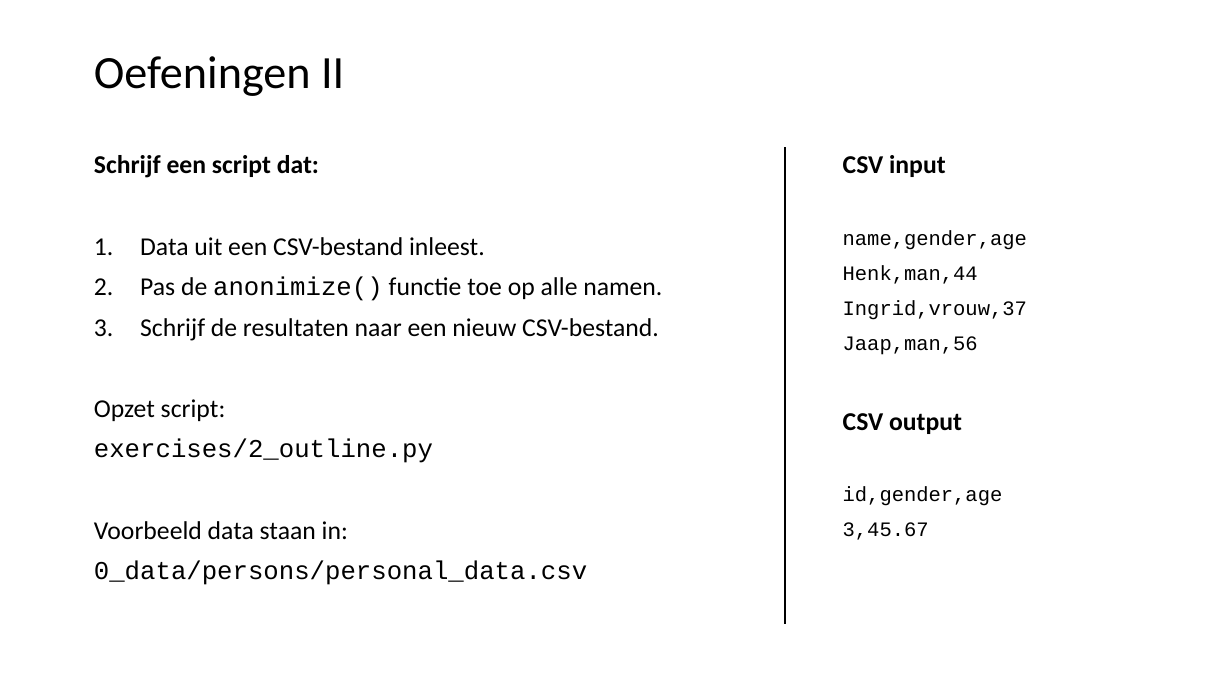
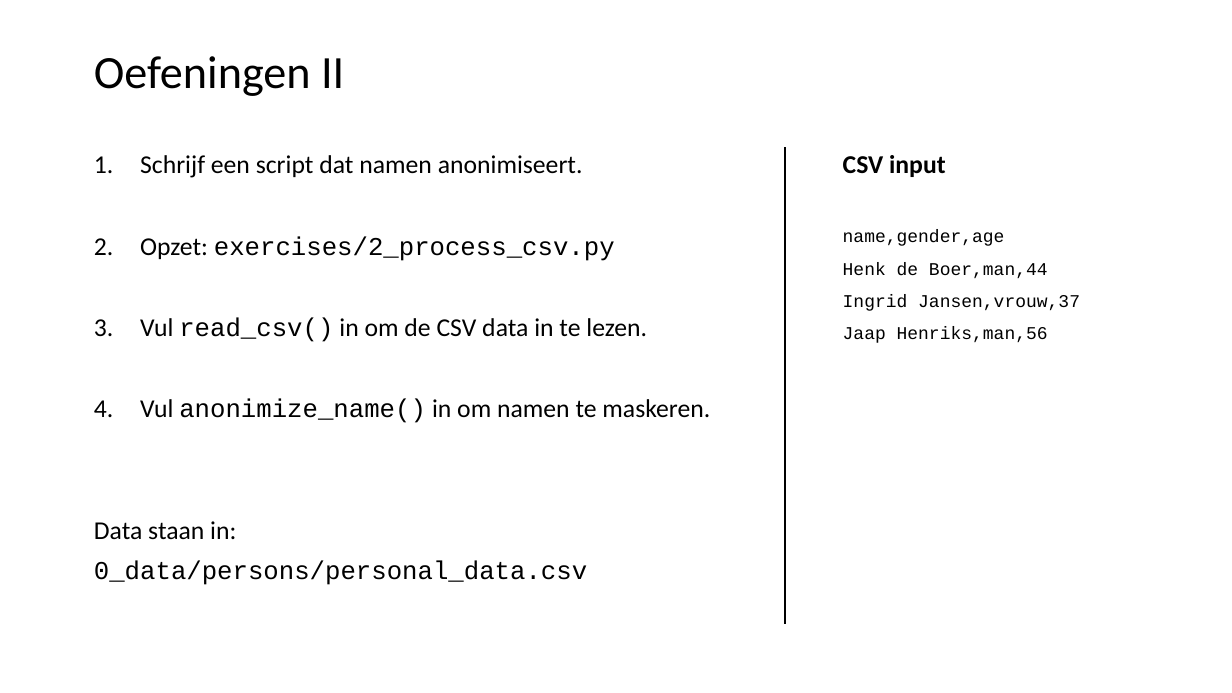
Before and after one commit to LFKoning/knowledge-sharing, a slide deck: slide 45 of python_trainees/1_basics_classes/python_traineeship_1.pptx (slide 44 before the commit). Drawn at 1232x693 pixels with LibreOffice and Linux fonts; fonts in the diff are those of the drawing. Boxes give left, top, right and bottom in pixels: in the first picture for what was removed or moved away, otherwise in the second. Text is boxed around its words. In the diff, an @@ line names an element or a change of style, - is before the commit and + after.

```diff
--- a/python_trainees/1_basics_classes/python_traineeship_1.pptx
+++ b/python_trainees/1_basics_classes/python_traineeship_1.pptx
@@ text at (x1=94, y1=155, x2=710, y2=540): text changed @@
-Schrijf een script dat:
-1. Data uit een CSV-bestand inleest.
-2. Pas de anonimize() functie toe op alle namen.
-3. Schrijf de resultaten naar een nieuw CSV-bestand.
-Opzet script:
-exercises/2_outline.py
-Voorbeeld data staan in:
+1. Schrijf een script dat namen anonimiseert.
+2. Opzet: exercises/2_process_csv.py
+3. Vul read_csv() in om de CSV data in te lezen.
+4. Vul anonimize_name() in om namen te maskeren.
+Data staan in:
@@ text at (x1=843, y1=230, x2=1005, y2=246): size 16 to 14 pt in "name,gender,age" @@
@@ text at (x1=843, y1=262, x2=1080, y2=343): text changed; size 16 to 14 pt @@
-Henk,man,44
-Ingrid,vrouw,37
-Jaap,man,56
-CSV output
-id,gender,age
-3,45.67
+Henk de Boer,man,44
+Ingrid Jansen,vrouw,37
+Jaap Henriks,man,56
```
Also in this commit, not shown: 11 other slides changed, 1 slide added, 10 other files.
